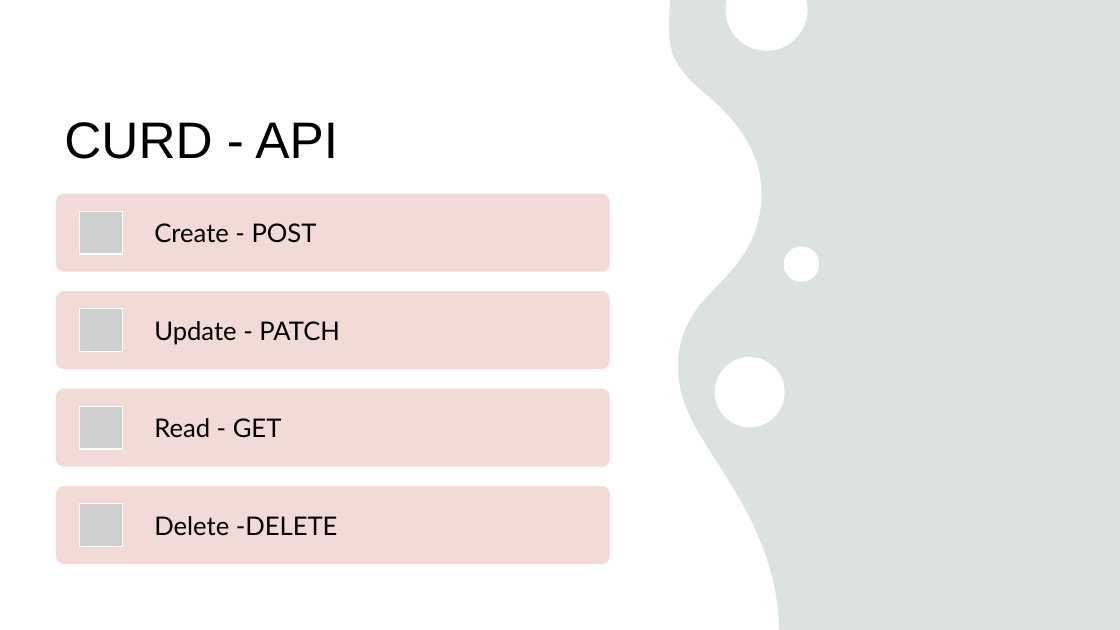
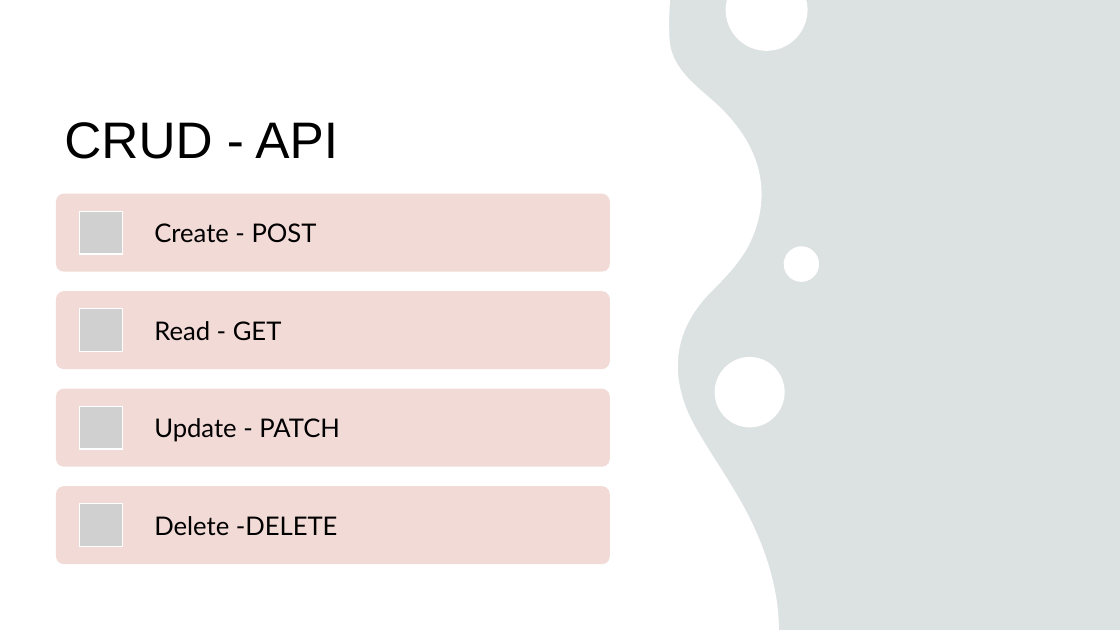
Before and after one commit to praveenn77/workshop-w1, a slide deck: slide 21 of Fullstack development workshop.pptx. Drawn at 1120x630 pixels with LibreOffice and Linux fonts; fonts in the diff are those of the drawing; grey boxes stand for pictures. Boxes give left, top, right and bottom in pixels: in the first picture for what was removed or moved away, otherwise in the second. Text is boxed around its words. In the diff, an @@ line names an element or a change of style, - is before the commit and + after.

```diff
--- a/Fullstack development workshop.pptx
+++ b/Fullstack development workshop.pptx
@@ title at [64, 122, 338, 159]: text changed @@
-CURD - API
+CRUD - API
@@ text "Read - GET": place and size @@
-text "Read - GET" at [154, 418, 282, 438]
+text "Read - GET" at [154, 321, 282, 341]
@@ text "Update - PATCH": place and size @@
-text "Update - PATCH" at [154, 321, 340, 345]
+text "Update - PATCH" at [154, 418, 340, 442]
```
Also in this commit, not shown: 1 other slide changed, 1 other file.
